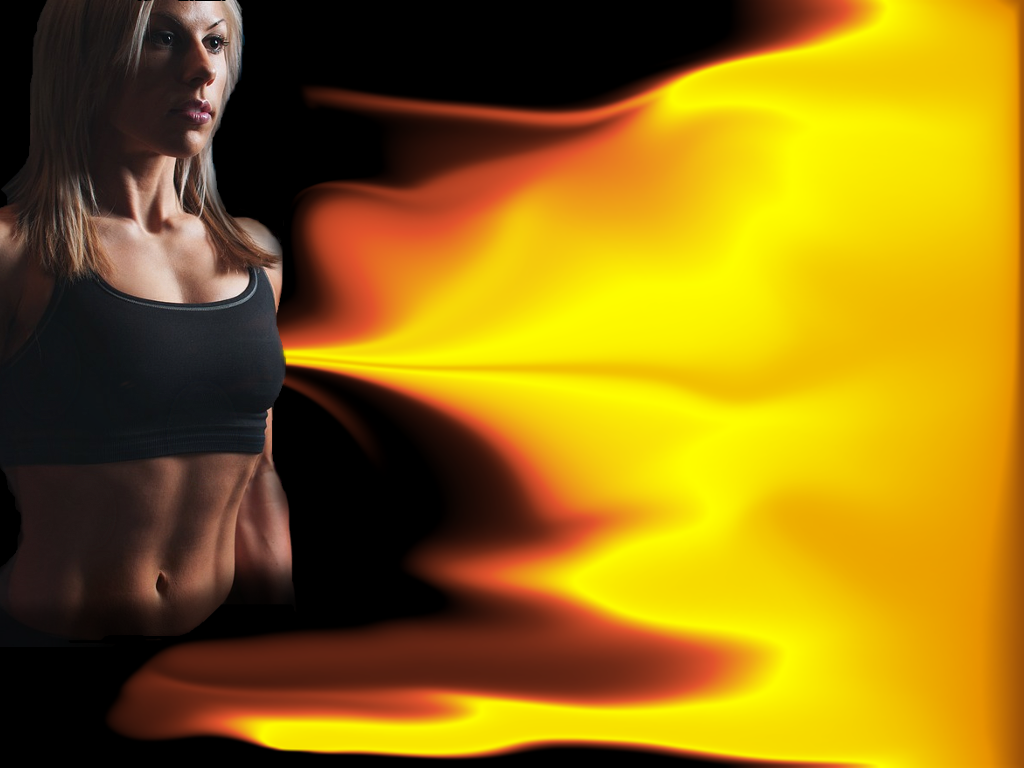
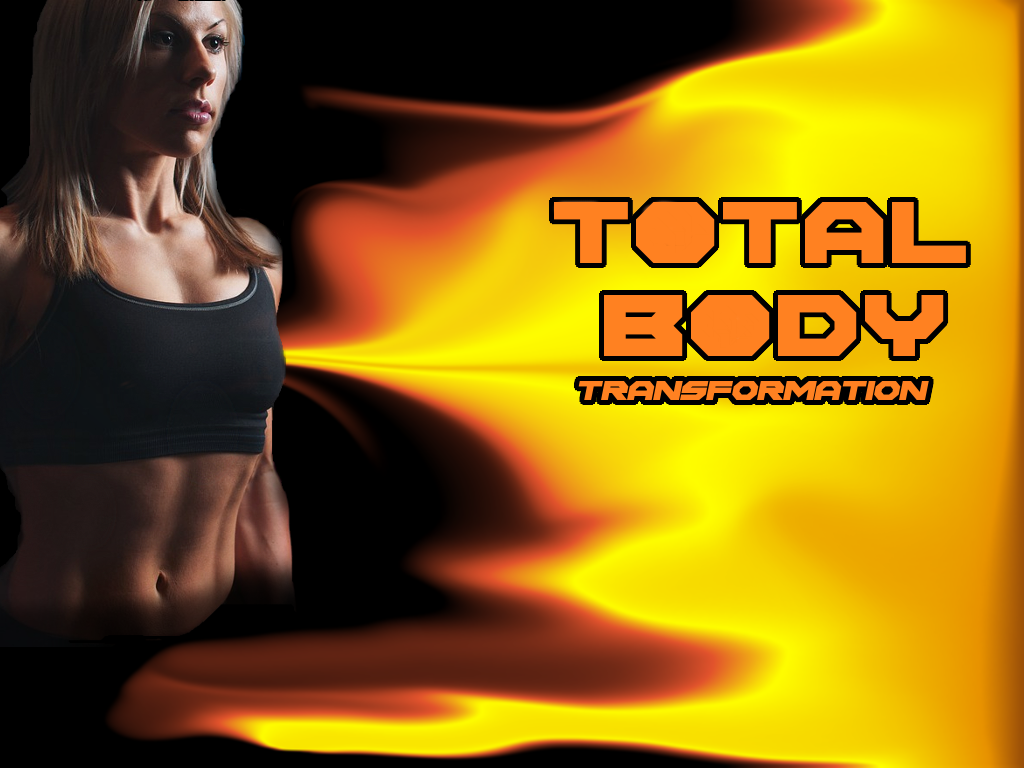
Comparing the layer stacks of the two (1024, 768) images. Changes:
added layer "..." above "Layer" over [554, 202, 966, 400]
added layer "Layer" above "Background" over [549, 197, 971, 405]
